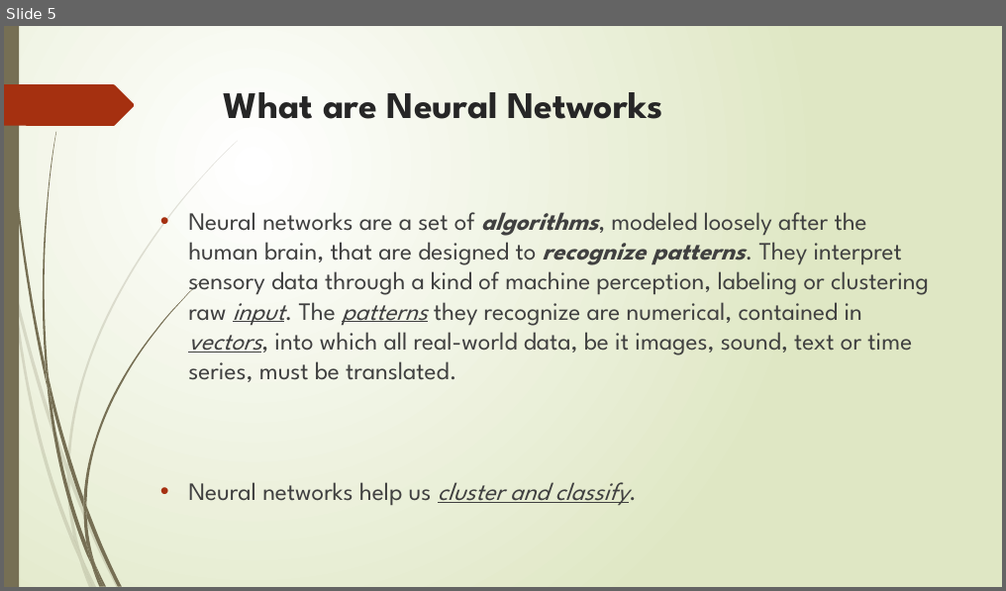
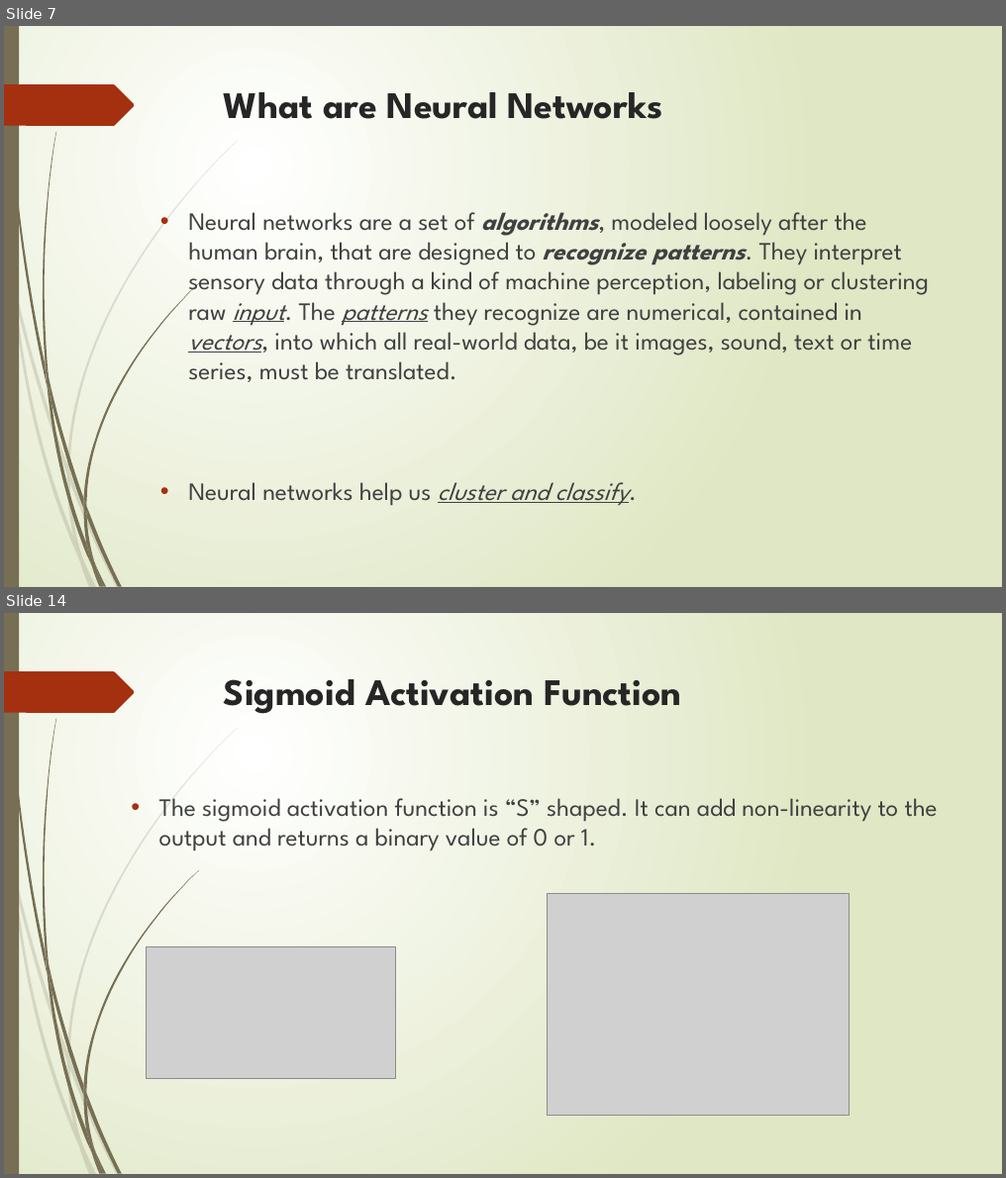
Before and after one commit to angui100/ML_TensorFlow_Workshop, a slide deck: ML_Workshop.pptx. Shown one above the other, each under a label of ours: slide 5 before the commit, slides 7 and 14 after it; the slides between them are not shown. The pictures are 1006x591 and 1006x1178 pixels, drawn with LibreOffice and Linux fonts; fonts in the diff are those of the drawing; grey boxes stand for pictures. Boxes give left, top, right and bottom in pixels: in the first picture for what was removed or moved away, otherwise in the second. Text is boxed around its words. In the diff, an @@ line names an element or a change of style, - is before the commit and + after.

```diff
--- a/ML_Workshop.pptx
+++ b/ML_Workshop.pptx
@@ slide 14 added at box(4, 613, 1002, 1174), background gradient #FFFFFF to #DFE8C4; not listed: 24 template elements that a slide beside it also shows @@
@@ title added at box(224, 679, 682, 714), 36 pt, text #262626, bold @@
+Sigmoid Activation Function
@@ text added at box(159, 798, 938, 852), 24 pt, text #404040 @@
+• The sigmoid activation function is “S” shaped. It can add non-linearity to the output and returns a binary value of 0 or 1.
@@ picture added at box(548, 894, 849, 1115) @@
@@ picture added at box(147, 947, 395, 1079) @@
@@ what was slide 5 is now slide 7 @@
```
Also in this commit, not shown: 4 slides changed, 7 other slides added, 1 slide removed, 4 other files.
